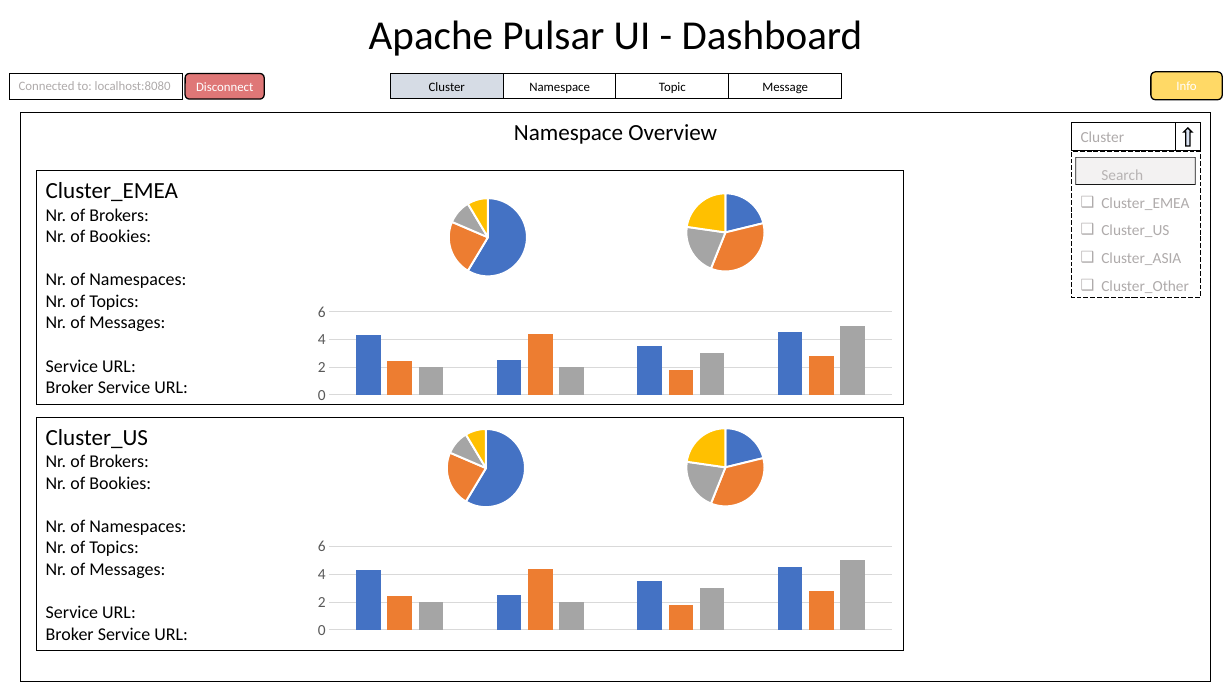
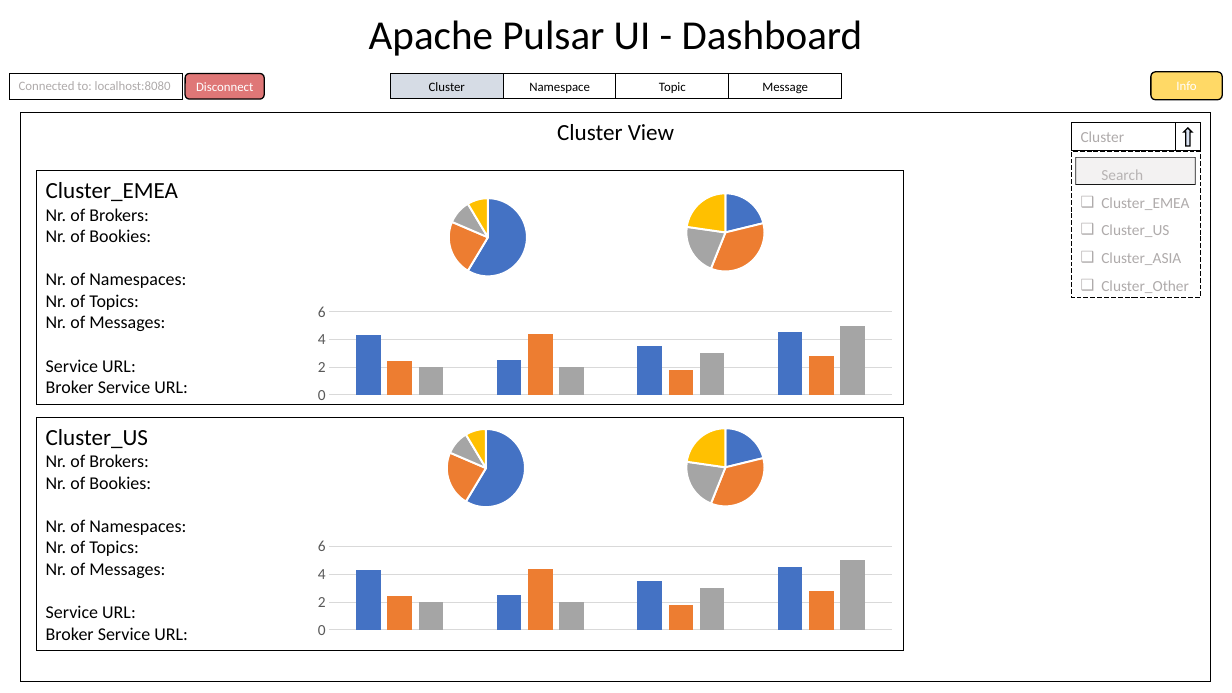
Before and after one commit to amosproj/amos2023ss01-apache-pulsar-ui, a slide deck: slide 3 of Documentation/amos_mockup.pptx. Drawn at 1232x693 pixels with LibreOffice and Linux fonts; fonts in the diff are those of the drawing; background and template pictures are left out. Boxes give left, top, right and bottom in pixels: in the first picture for what was removed or moved away, otherwise in the second. Text is boxed around its words. In the diff, an @@ line names an element or a change of style, - is before the commit and + after.

```diff
--- a/Documentation/amos_mockup.pptx
+++ b/Documentation/amos_mockup.pptx
@@ text in rectangle at (557,124,674,140): text changed @@
-Namespace Overview
+Cluster View
```
Also in this commit, not shown: 3 other slides changed, 1 other file.
